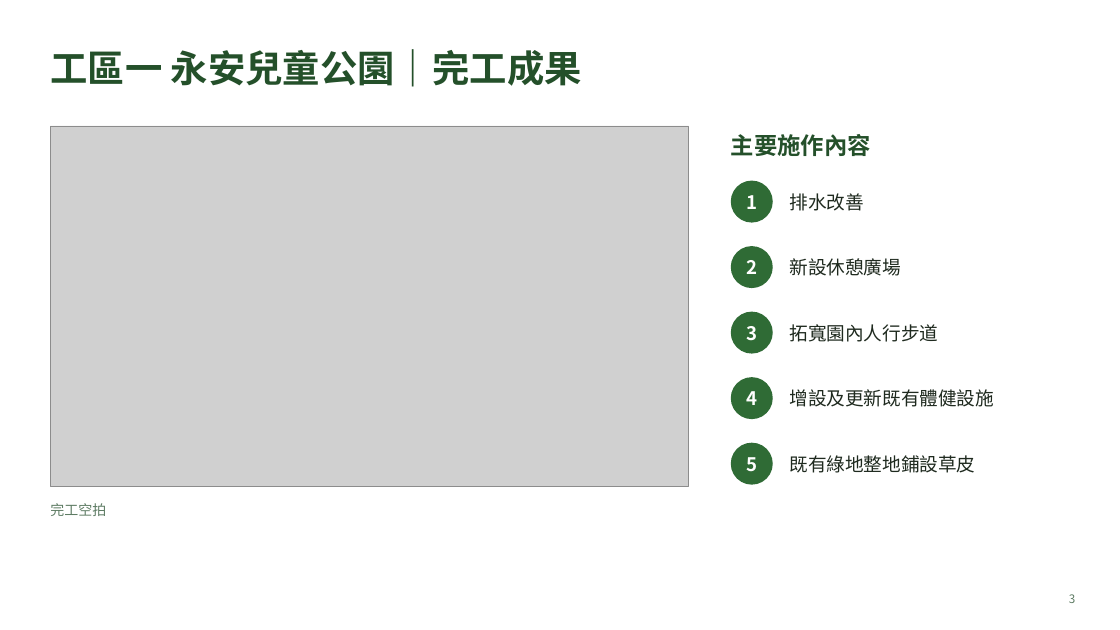
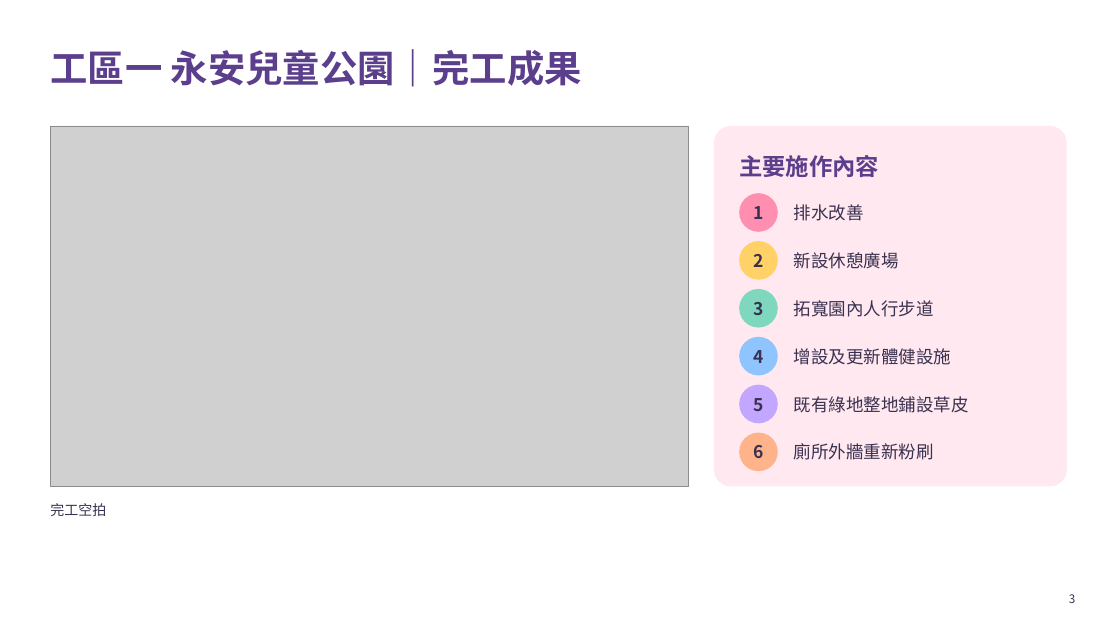
Before and after one commit to g6135e-prog/WORK, a slide deck: slide 3 of 115年度蘆洲區公園廣場基礎設施整建工程_完工成果說明.pptx. Drawn at 1120x630 pixels with LibreOffice and Linux fonts; fonts in the diff are those of the drawing; grey boxes stand for pictures. Boxes give left, top, right and bottom in pixels: in the first picture for what was removed or moved away, otherwise in the second. Text is boxed around its words. In the diff, an @@ line names an element or a change of style, - is before the commit and + after.

```diff
--- a/115年度蘆洲區公園廣場基礎設施整建工程_完工成果說明.pptx
+++ b/115年度蘆洲區公園廣場基礎設施整建工程_完工成果說明.pptx
@@ title "工區一 永安兒童公園｜完工成果" at (x1=50, y1=49, x2=582, y2=87): text colour #24502A to #5B3F8C @@
@@ rounded rectangle added at (x1=714, y1=126, x2=1067, y2=486), fill #FF8FB1 at 20% opacity @@
@@ text "主要施作內容" at (x1=739, y1=155, x2=879, y2=177): text colour #24502A to #5B3F8C @@
@@ text "主要施作內容" moved from (x1=731, y1=134, x2=871, y2=156) to (x1=739, y1=155, x2=879, y2=177) @@
@@ text "1" moved from (x1=746, y1=195, x2=757, y2=209) to (x1=753, y1=206, x2=763, y2=219) @@
@@ ellipse moved from (x1=731, y1=181, x2=773, y2=223) to (x1=739, y1=193, x2=778, y2=232) @@
@@ ellipse at (x1=739, y1=193, x2=778, y2=232): fill #2F6B35 to #FF8FB1 @@
@@ text "排水改善" moved from (x1=790, y1=193, x2=864, y2=211) to (x1=794, y1=204, x2=864, y2=221) @@
@@ text "2" moved from (x1=746, y1=260, x2=757, y2=274) to (x1=753, y1=254, x2=763, y2=267) @@
@@ ellipse moved from (x1=731, y1=246, x2=773, y2=288) to (x1=739, y1=241, x2=778, y2=280) @@
@@ ellipse at (x1=739, y1=241, x2=778, y2=280): fill #2F6B35 to #FFD166 @@
@@ text "3" moved from (x1=746, y1=326, x2=757, y2=341) to (x1=753, y1=302, x2=763, y2=315) @@
@@ ellipse added at (x1=739, y1=289, x2=778, y2=328), fill #7FD8BE @@
@@ text "拓寬園內人行步道" moved from (x1=790, y1=324, x2=939, y2=342) to (x1=794, y1=300, x2=934, y2=317) @@
@@ text "4" moved from (x1=746, y1=391, x2=757, y2=405) to (x1=753, y1=350, x2=763, y2=363) @@
@@ ellipse moved from (x1=731, y1=312, x2=773, y2=354) to (x1=739, y1=337, x2=778, y2=376) @@
@@ ellipse at (x1=739, y1=337, x2=778, y2=376): fill #2F6B35 to #8EC5FF @@
@@ text at (x1=794, y1=348, x2=951, y2=365): text changed; size 16 to 15 pt; text colour #1F2A1F to #3A3150 @@
-增設及更新既有體健設施
+增設及更新體健設施
@@ size 16 to 15 pt, text colour #FFFFFF to #3A3150 in 5 elements at (x1=753, y1=254, x2=763, y2=267), (x1=753, y1=206, x2=763, y2=219), (x1=753, y1=302, x2=763, y2=315), (x1=753, y1=350, x2=763, y2=363), (x1=753, y1=398, x2=763, y2=411) @@
@@ text "5" moved from (x1=746, y1=457, x2=757, y2=472) to (x1=753, y1=398, x2=763, y2=411) @@
@@ ellipse resized from (x1=731, y1=377, x2=773, y2=419) to (x1=739, y1=385, x2=778, y2=423) @@
@@ ellipse at (x1=739, y1=385, x2=778, y2=423): fill #2F6B35 to #C3A6FF @@
@@ size 16 to 15 pt, text colour #1F2A1F to #3A3150 in 4 elements at (x1=794, y1=252, x2=899, y2=269), (x1=794, y1=204, x2=864, y2=221), (x1=794, y1=300, x2=934, y2=317), (x1=794, y1=396, x2=969, y2=413) @@
@@ text "既有綠地整地鋪設草皮" moved from (x1=790, y1=455, x2=976, y2=473) to (x1=794, y1=396, x2=969, y2=413) @@
@@ ellipse resized from (x1=731, y1=443, x2=773, y2=485) to (x1=739, y1=433, x2=778, y2=471) @@
@@ ellipse at (x1=739, y1=433, x2=778, y2=471): fill #2F6B35 to #FFB38A @@
@@ text added at (x1=753, y1=445, x2=763, y2=458), 15 pt, text #3A3150, bold @@
+6
@@ text added at (x1=794, y1=443, x2=934, y2=460), 15 pt, text #3A3150 @@
+廁所外牆重新粉刷
@@ text "完工空拍" at (x1=50, y1=503, x2=106, y2=516): text colour #5E7C64 to #3A3150 @@
@@ page number at (x1=1069, y1=594, x2=1075, y2=603): text colour #5E7C64 to #3A3150 @@
```
Also in this commit, not shown: 5 other slides changed, 1 slide added, 1 slide removed.
